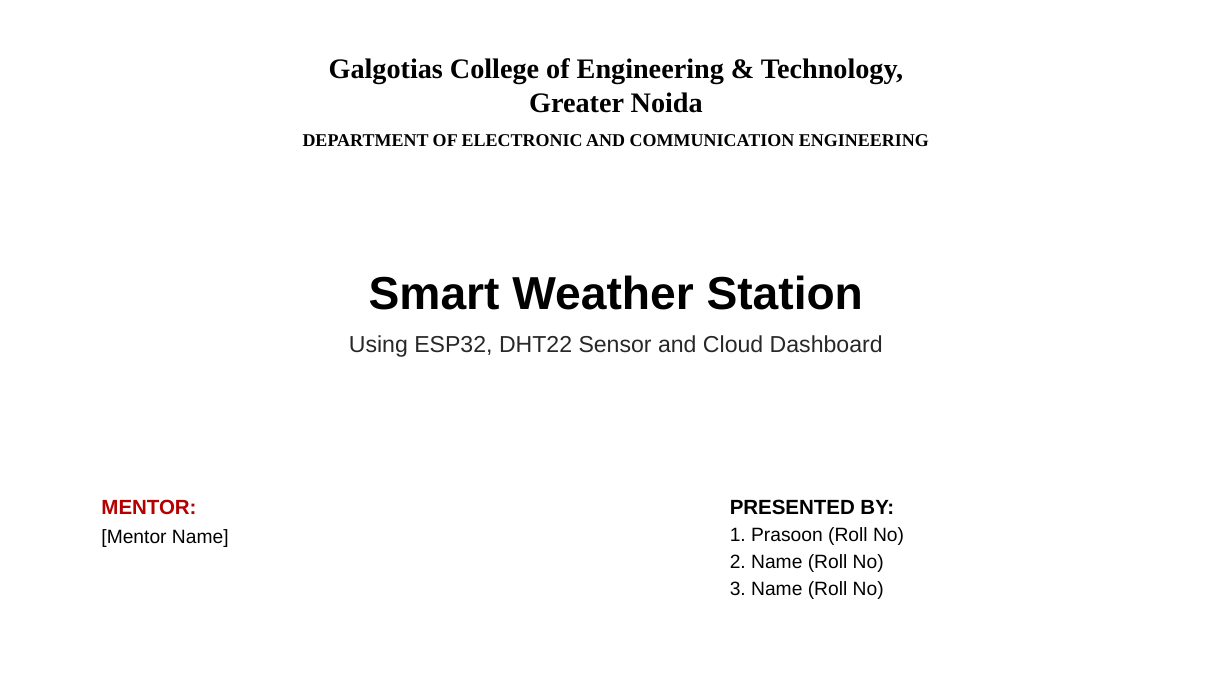
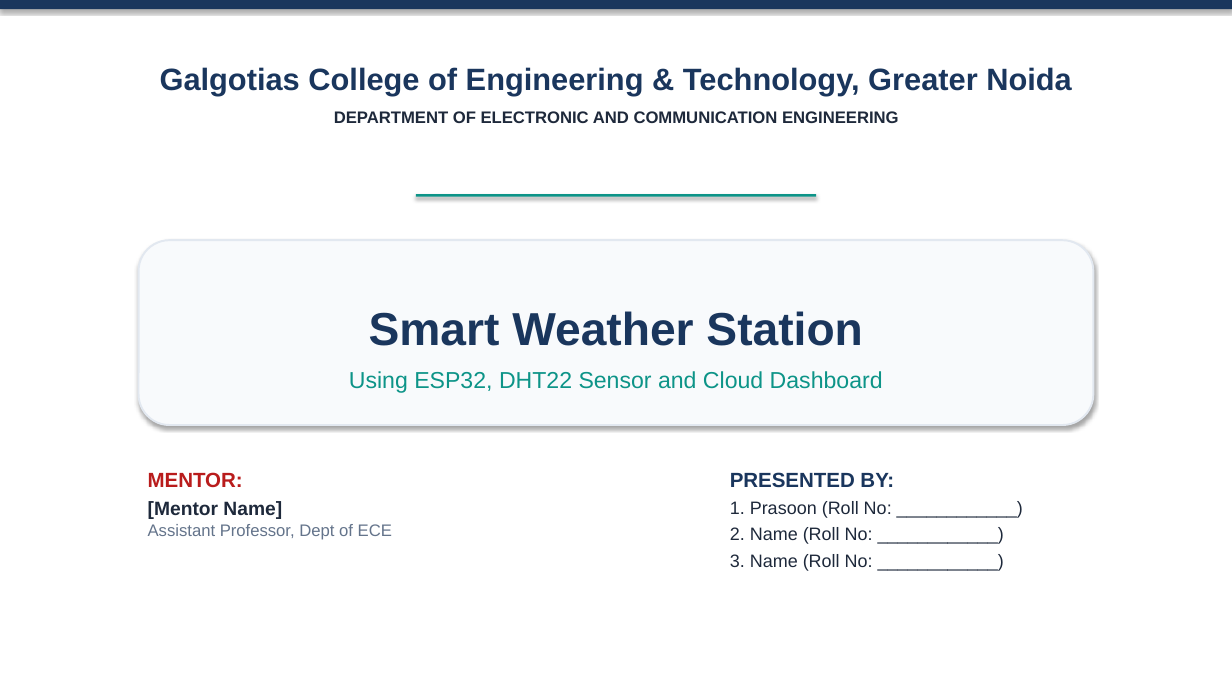
Before and after one commit to prasoon9999/smart-weather-station, a slide deck: slide 1 of Smart_Weather_Station_Presentation.pptx. Drawn at 1232x693 pixels with LibreOffice and Linux fonts; fonts in the diff are those of the drawing. Boxes give left, top, right and bottom in pixels: in the first picture for what was removed or moved away, otherwise in the second. Text is boxed around its words. In the diff, an @@ line names an element or a change of style, - is before the commit and + after.

Commit message:
docs: finalize aesthetic presentation preserving exact format and simple language

```diff
--- a/Smart_Weather_Station_Presentation.pptx
+++ b/Smart_Weather_Station_Presentation.pptx
@@ rectangle added at [0,0,1232,9], fill #1A365D @@
@@ text "Galgotias College of Engineering & ...": place and size @@
-text "Galgotias College of Engineering & ..." at [303,58,929,146]
+text "Galgotias College of Engineering & ..." at [160,67,1072,123]
@@ text "Galgotias College of Engineering & ..." at [160,67,1072,123]: size 22 to 24 pt, text colour #000000 to #1A365D in "Galgotias College of Engineering & Technology, Greater ..."; font Times New Roman to Arial; size 14 to 13 pt, text colour #000000 to #1E293B in "DEPARTMENT OF ELECTRONIC AND COMMUNICATION ENGINEERING" @@
@@ rectangle added at [416,194,816,197], fill #0D9488 @@
@@ rounded rectangle "Smart Weather Station": place and size @@
-rounded rectangle "Smart Weather Station" at [349,275,883,357]
+rounded rectangle "Smart Weather Station" at [139,240,1093,425]
@@ rounded rectangle "Smart Weather Station" at [139,240,1093,425]: text colour #000000 to #1A365D in "Smart Weather Station"; text colour #282828 to #0D9488 in "Using ESP32, DHT22 Sensor and Cloud Dashboard"; vertical alignment top to middle; fill none to #F8FAFC; outline none to #E2E8F0 1.5 pt; shadow on @@
@@ text "MENTOR:": place and size @@
-text "MENTOR:" at [101,499,229,547]
+text "MENTOR:" at [148,472,392,540]
@@ text at [148,472,282,519]: text colour #B40000 to #B91C1C in "MENTOR:"; text colour #000000 to #1E293B, bold on in "[Mentor Name]" @@
@@ text "PRESENTED BY:": place and size @@
-text "PRESENTED BY:" at [730,499,904,599]
+text "PRESENTED BY:" at [730,472,894,571]
@@ text at [730,472,894,488]: text colour #000000 to #1A365D in "PRESENTED BY:" @@
@@ text at [730,501,892,571]: text changed; size 15 to 14 pt; text colour #000000 to #1E293B @@
-1. Prasoon (Roll No)
-2. Name (Roll No)
-3. Name (Roll No)
+1. Prasoon (Roll No: ____________)
+2. Name (Roll No: ____________)
+3. Name (Roll No: ____________)
@@ text at [148,524,392,540]: paragraph added @@
+Assistant Professor, Dept of ECE
```
Also in this commit, not shown: 9 other slides changed, 2 other files.
